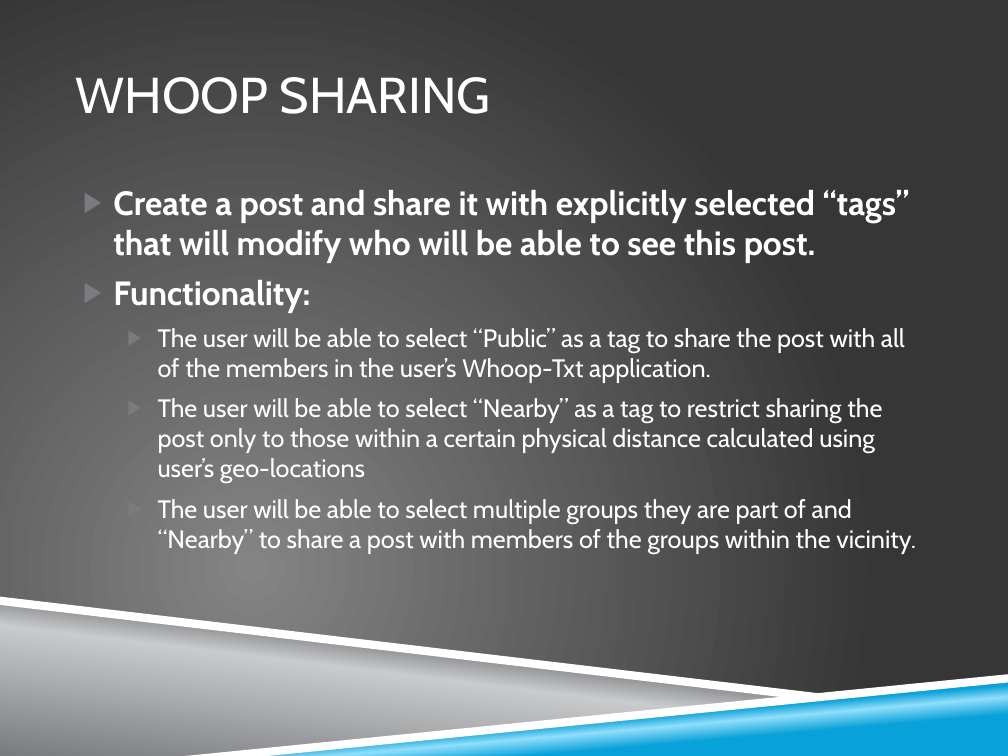
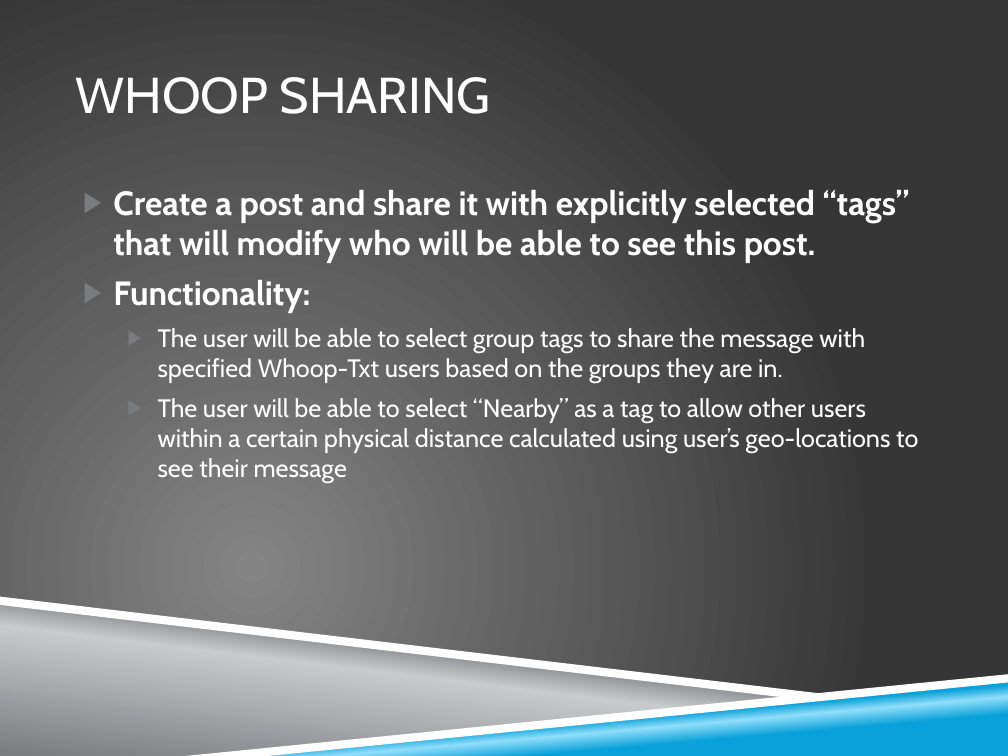
Before and after one commit to zkhalapyan/whoop-txt, a slide deck: slide 5 of doc/final_presentation.pptx. Drawn at 1008x756 pixels with LibreOffice and Linux fonts; fonts in the diff are those of the drawing; background and template pictures are left out. Boxes give left, top, right and bottom in pixels: in the first picture for what was removed or moved away, otherwise in the second. Text is boxed around its words. In the diff, an @@ line names an element or a change of style, - is before the commit and + after.

Commit message:
(Wade) Fixed lots of stuff from mid-term section of presentation, added stuff for front end, testing and issue tracker, etc. Only part that needs to be done still is desktop.

```diff
--- a/doc/final_presentation.pptx
+++ b/doc/final_presentation.pptx
@@ text at (158,328,918,483): text changed @@
-  ▶ The user will be able to select “Public” as a tag to share the post with all of the members in the user’s Whoop-Txt application.
-  ▶ The user will be able to select “Nearby” as a tag to restrict sharing the post only to those within a certain physical distance calculated using user’s geo-locations
-  ▶ The user will be able to select multiple groups they are part of and “Nearby” to share a post with members of the groups within the vicinity.
+  ▶ The user will be able to select group tags to share the message with specified Whoop-Txt users based on the groups they are in.
+  ▶ The user will be able to select “Nearby” as a tag to allow other users within a certain physical distance calculated using user’s geo-locations to see their message
```
Also in this commit, not shown: 9 other slides changed, 3 slides added.
